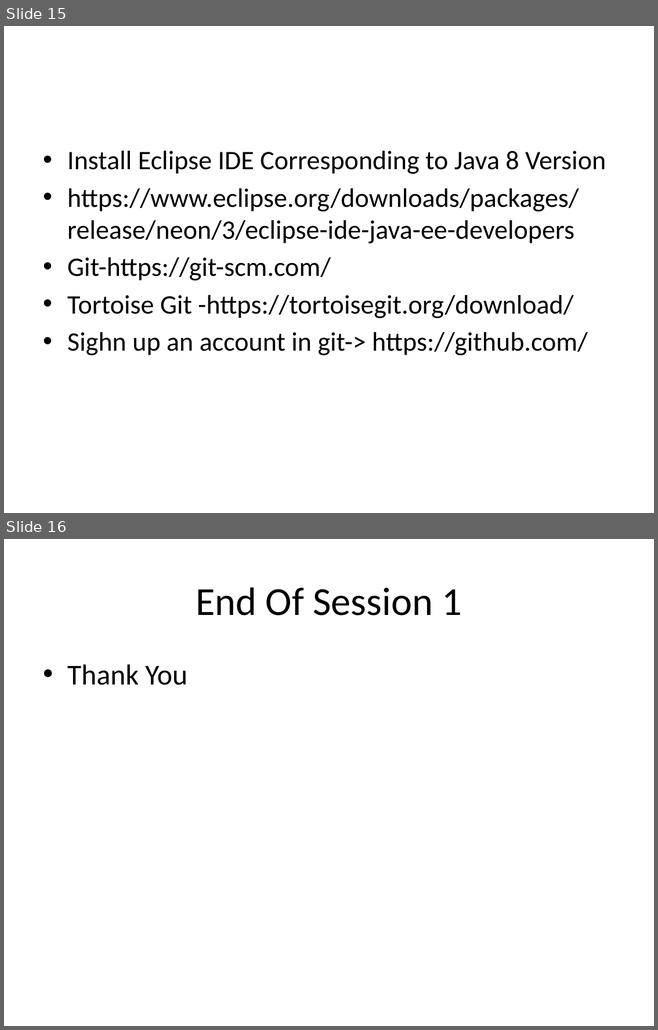
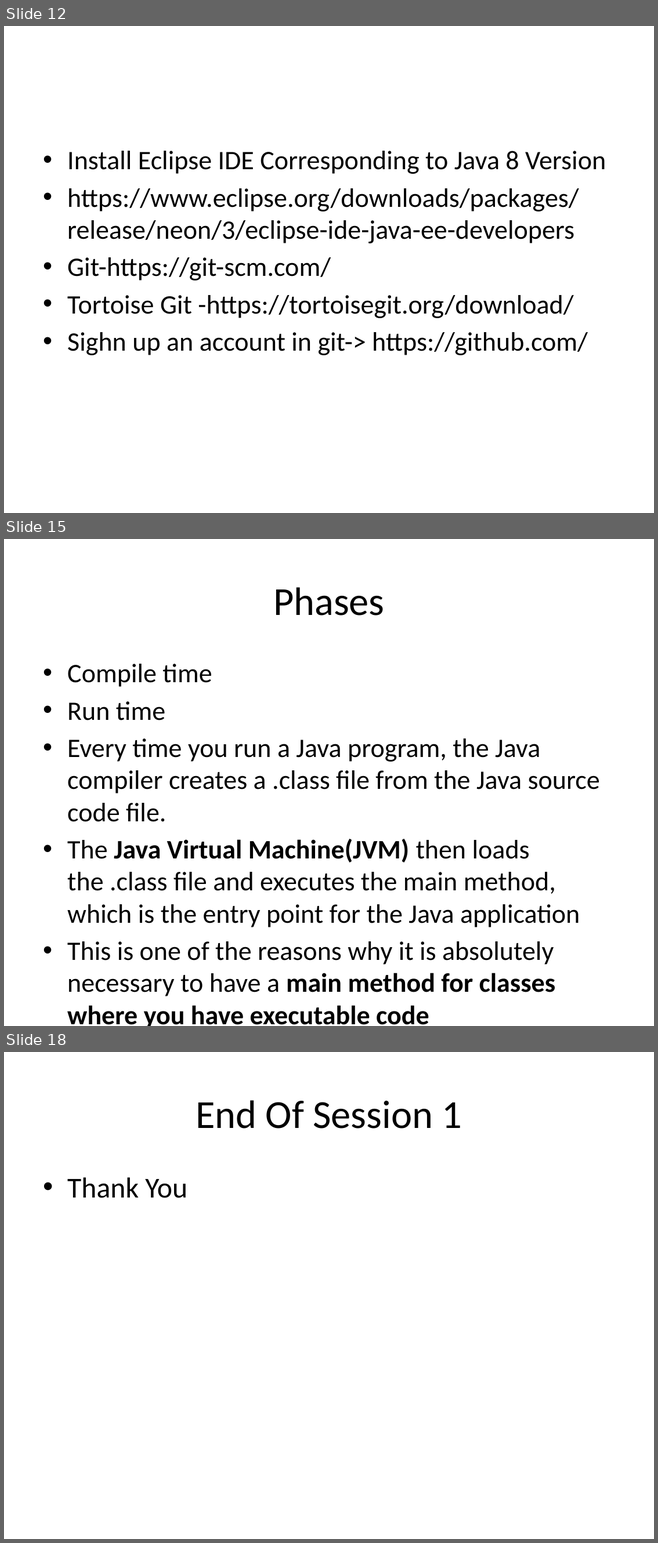
Before and after one commit to BesantJ2ee/JavaCourse, a slide deck: Module_2/Module_2_Introduction_To_Java_Programming _Language.pptx. Shown one above the other, each under a label of ours: slides 15 and 16 before the commit, slides 12, 15 and 18 after it; the slides between them are not shown. The pictures are 658x1030 and 658x1543 pixels, drawn with LibreOffice and Linux fonts; fonts in the diff are those of the drawing. Boxes give left, top, right and bottom in pixels: in the first picture for what was removed or moved away, otherwise in the second. Text is boxed around its words. In the diff, an @@ line names an element or a change of style, - is before the commit and + after.

```diff
--- a/Module_2/Module_2_Introduction_To_Java_Programming _Language.pptx
+++ b/Module_2/Module_2_Introduction_To_Java_Programming _Language.pptx
@@ slide 15 added at (x1=4, y1=539, x2=654, y2=1026), background #FFFFFF @@
@@ title added at (x1=273, y1=587, x2=384, y2=616), 44 pt, text #000000 @@
+Phases
@@ text added at (x1=67, y1=664, x2=600, y2=1026), 29.6 pt, text #000000 @@
+• Compile time
+• Run time
+• Every time you run a Java program, the Java compiler creates a .class file from the Java source code file.
+• The Java Virtual Machine(JVM) then loads the .class file and executes the main method, which is the entry point for the Java application
+• This is one of the reasons why it is absolutely necessary to have a main method for classes where you have executable code
@@ what was slide 15 is now slide 12 @@
@@ what was slide 16 is now slide 18 @@
```
Also in this commit, not shown: 1 slide changed, 3 other slides added, 2 slides removed.
